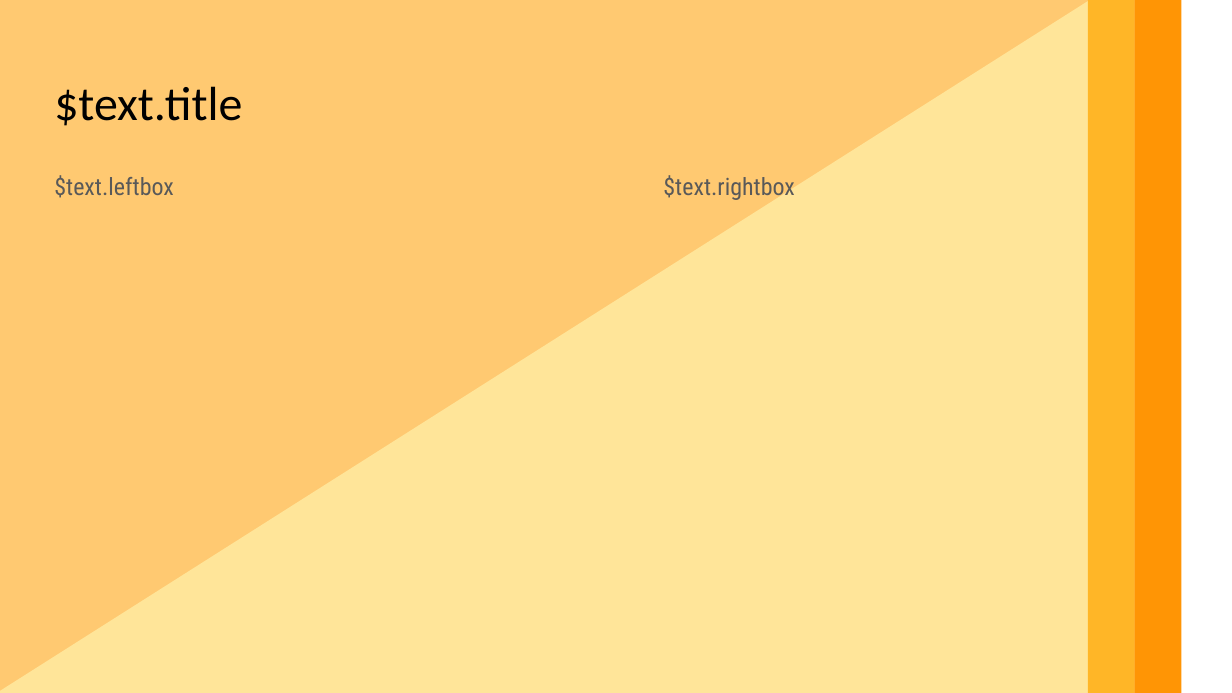
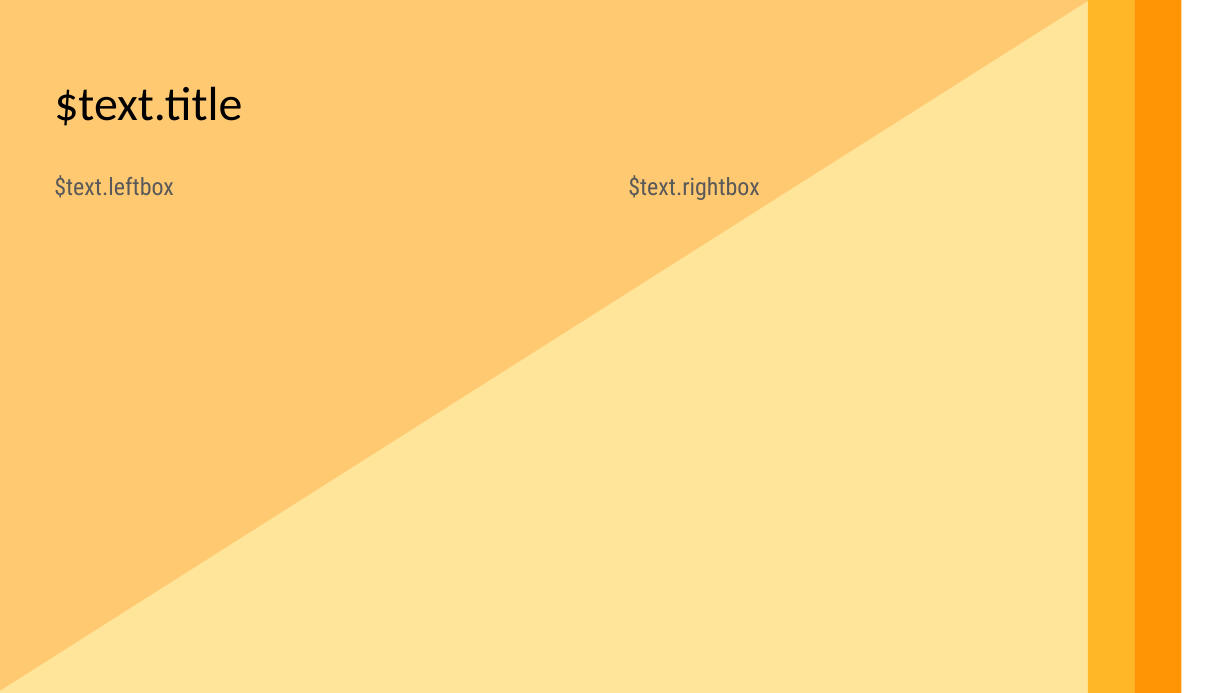
Before and after one commit to jeremyvet/ai-slides, a slide deck: slide 3 of themes/mellow_yellow.pptx. Drawn at 1232x693 pixels with LibreOffice and Linux fonts; fonts in the diff are those of the drawing. Boxes give left, top, right and bottom in pixels: in the first picture for what was removed or moved away, otherwise in the second. Text is boxed around its words. In the diff, an @@ line names an element or a change of style, - is before the commit and + after.

```diff
--- a/themes/mellow_yellow.pptx
+++ b/themes/mellow_yellow.pptx
@@ text "$text.rightbox": place and size @@
-text "$text.rightbox" at (663, 175, 795, 200)
+text "$text.rightbox" at (628, 175, 760, 200)
```
Also in this commit, not shown: 1 other slide changed, 2 other files.
